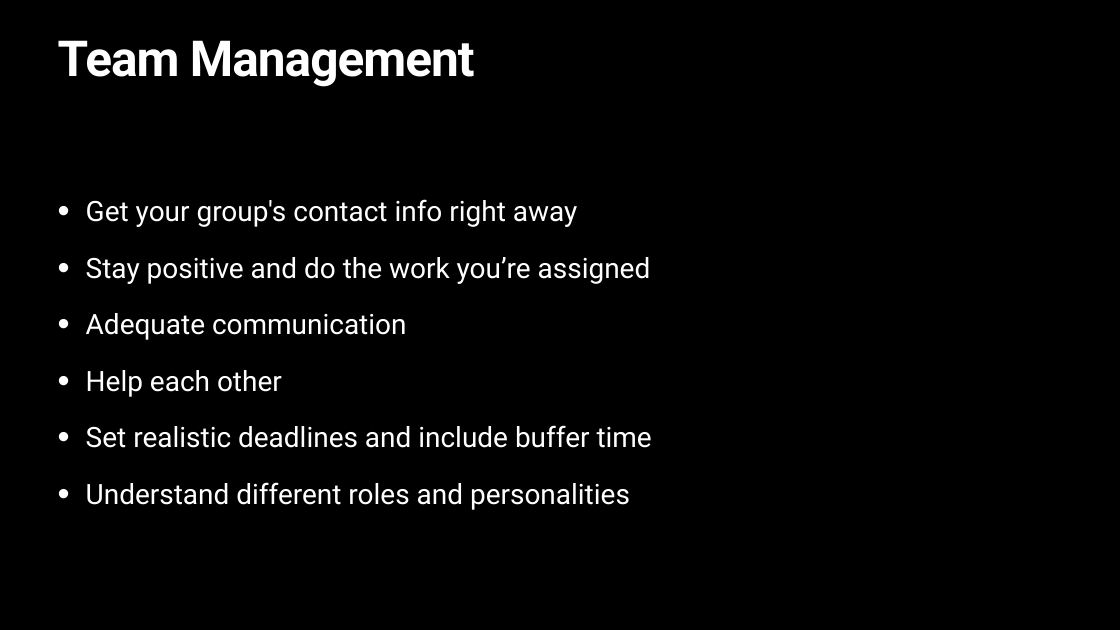
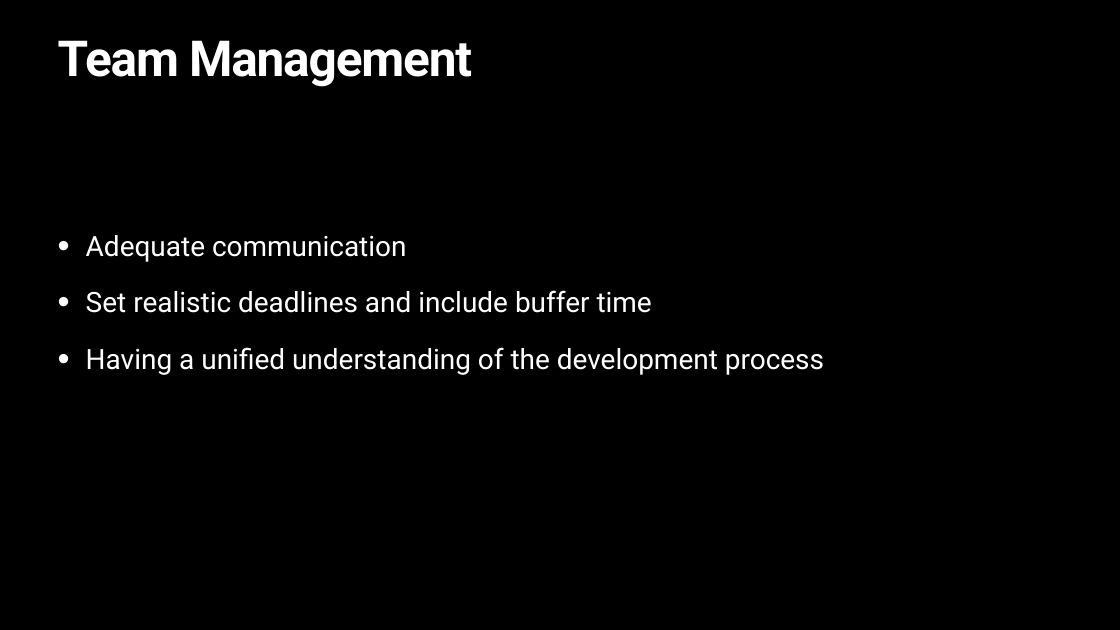
Before and after one commit to xzh1106/CMPT276, a slide deck: slide 9 of Documents/presentation.pptx. Drawn at 1120x630 pixels with LibreOffice and Linux fonts; fonts in the diff are those of the drawing. Boxes give left, top, right and bottom in pixels: in the first picture for what was removed or moved away, otherwise in the second. Text is boxed around its words. In the diff, an @@ line names an element or a change of style, - is before the commit and + after.

Commit message:
updated presentation

```diff
--- a/Documents/presentation.pptx
+++ b/Documents/presentation.pptx
@@ title "Team Management" at [58,40,472,87]: letter spacing -1.7 to -2 pt @@
@@ text "Adequate communication": place and size @@
-text "Adequate communication" at [86,199,652,510]
+text "Adequate communication" at [86,235,824,375]
@@ text at [86,199,651,284]: paragraphs removed @@
-• Get your group's contact info right away
-• Stay positive and do the work you’re assigned
@@ text at [86,347,824,375]: text changed @@
-• Understand different roles and personalities
+• Having a unified understanding of the development process
@@ text at [86,370,282,397]: paragraph removed @@
-• Help each other
```
Also in this commit, not shown: 9 other slides changed, 2 slides added, 2 slides removed.
